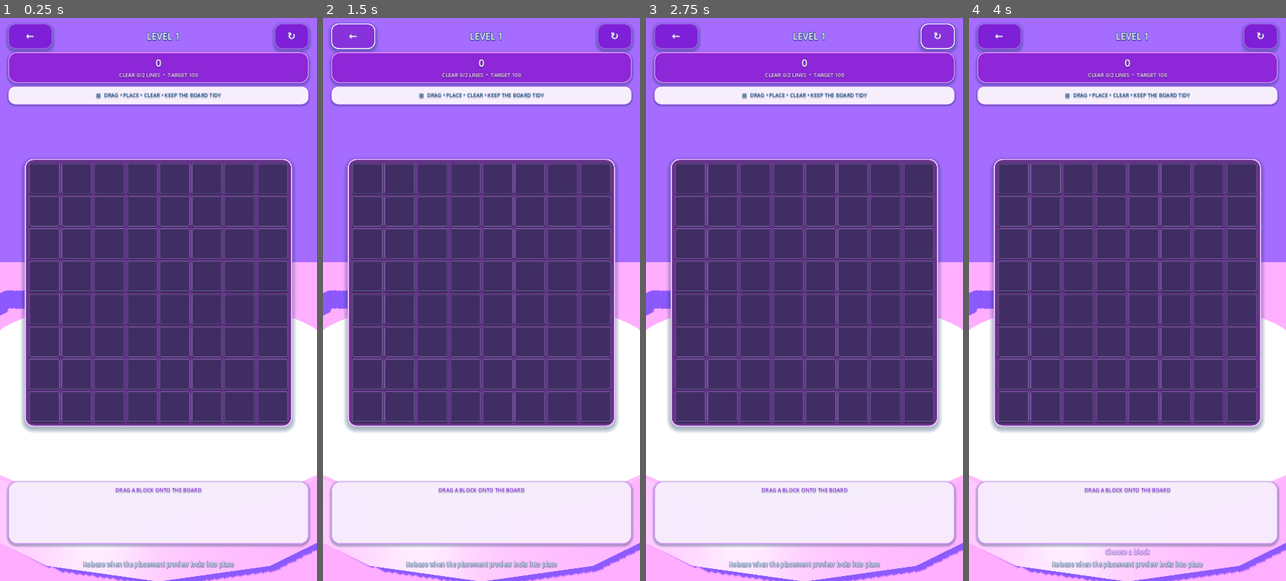
Above: before the commit, frames 1-4 (left to right).
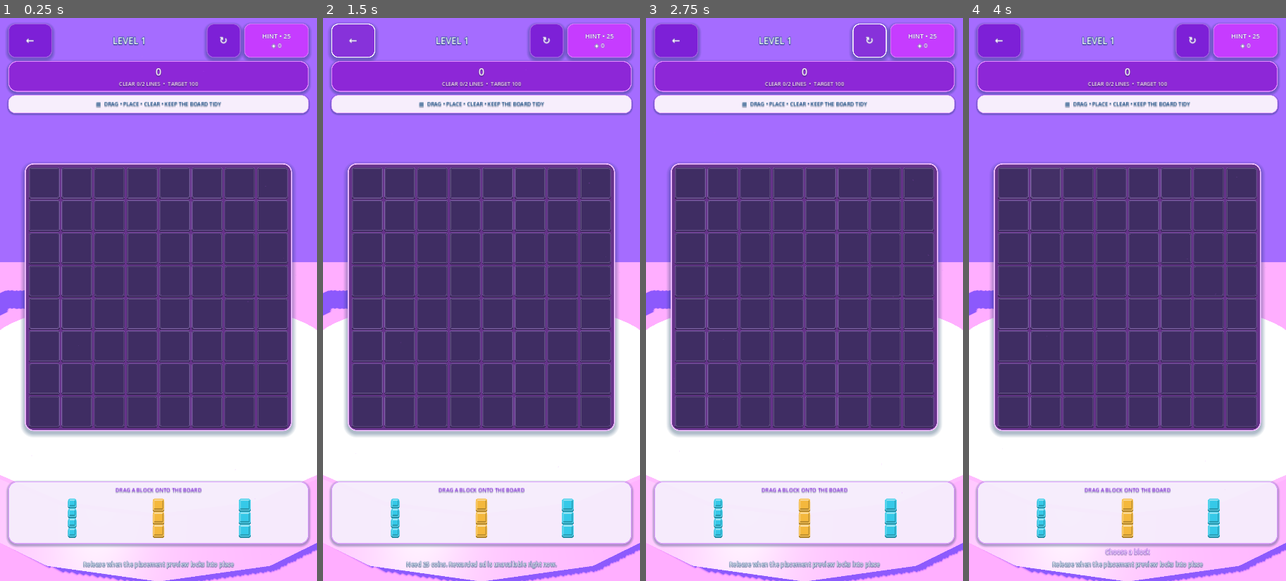
Above: after the commit, the same moments.

Repository: eghosa001/unjam
Game: Godot game, scene res://scenes/BlockPuzzle.tscn
The game is run twice, just before and just after one commit, with the same random seed, the same clock (stepped at 60 frames per second) and the same inputs. This scene is started directly instead of the project's main scene.
Inputs (mouse positions are in pixels of both pictures, inside the frame that each line leads up to):
- Up to frame 1 (0.25 s): no input
- Up to frame 2 (1.5 s): click (598, 40) at 0.5 s, where only the run after the commit has a clickable "HINT • 25 ◈ 0"; click "←" at 1.25 s
- Up to frame 3 (2.75 s): click "↻" at 2 s
- Up to frame 4 (4 s): click (1013, 181) at 2.77 s; click (1045, 181) at 3.52 s

The runs differ from the first frame. In frame 1, 16% of the frame differs, in the area x 2-98%, y 1-93%; in frame 2, 17%, in the area x 2-98%, y 1-98%; in frame 3, 16%; in frame 4, 16%.
Error before the commit: Parse Error: Function "_sync_processing()" not found in base self. (res://scripts/ui/smooth_block_piece_button.gd:20)

Commit message:
fix: verify store economy and block hint runtime

Diff:
--- a/scripts/game/block_puzzle_3d.gd
+++ b/scripts/game/block_puzzle_3d.gd
@@ -81,6 +81,15 @@
 	Unjam3DTheme.gloss_button(retry, Unjam3DTheme.PURPLE_DARK, true, 24)
 	retry.pressed.connect(restart_level)
 	header.add_child(retry)
+	var hint := Button.new()
+	hint.name = "HintAction"
+	hint.text = "HINT"
+	hint.custom_minimum_size = Vector2(174, 78)
+	hint.add_theme_font_size_override("font_size", 17)
+	Unjam3DTheme.gloss_button(hint, Unjam3DTheme.PURPLE, true, 22)
+	# HintManager owns cost deduction, solver gating, rewarded recovery and the
+	# live wallet label. Leaving this button unbound here prevents a free hint path.
+	header.add_child(hint)
 
 	var score_card := PanelContainer.new()
 	score_card.custom_minimum_size = Vector2(0, 105)
--- a/scripts/ui/smooth_block_piece_button.gd
+++ b/scripts/ui/smooth_block_piece_button.gd
@@ -17,7 +17,6 @@
 	if dragging:
 		return
 	dragging = true
-	_sync_processing()
 	modulate = Color(1, 1, 1, 0)
 	var tween := create_tween().set_trans(Tween.TRANS_QUAD).set_ease(Tween.EASE_OUT)
 	tween.tween_property(self, "scale", Vector2(0.84, 0.84), 0.07)
--- a/tests/validate_assist_economy_runtime.gd
+++ b/tests/validate_assist_economy_runtime.gd
@@ -23,6 +23,8 @@
 		_finish()
 		return
 	var original_coins := int(save_manager.data.get("coins", 0))
+	var original_runs: Dictionary = save_manager.data.get("multi_active_runs", {}).duplicate(true)
+	var original_test_mode := bool(ProjectSettings.get_setting("monetization/test_mode", false))
 	var transactions: Array = []
 	var callback := func(transaction: Dictionary) -> void:
 		transactions.append(transaction.duplicate(true))
@@ -48,7 +50,12 @@
 	expect_true(not blocked_ok and not bool(blocked.granted), "Unaffordable hint executed without coins/ad recovery")
 	expect_true(int(save_manager.data.get("coins", -1)) == 0, "Unaffordable hint changed wallet")
 
-	# Water Sort Extra Tube is a paid one-use assist.
+	# Water Sort Extra Tube is a paid one-use assist. Start from a fresh run so a
+	# checkpoint left by another test cannot make the assist look pre-consumed.
+	var isolated_runs: Dictionary = save_manager.data.get("multi_active_runs", {}).duplicate(true)
+	isolated_runs.erase("water_sort")
+	save_manager.data["multi_active_runs"] = isolated_runs
+	save_manager.save()
 	var packed := load("res://scenes/WaterSort.tscn") as PackedScene
 	var game = packed.instantiate()
 	game.level_number = 1
@@ -70,6 +77,8 @@
 	if economy.transaction_recorded.is_connected(callback):
 		economy.transaction_recorded.disconnect(callback)
 	save_manager.data.coins = original_coins
+	save_manager.data["multi_active_runs"] = original_runs
+	ProjectSettings.set_setting("monetization/test_mode", original_test_mode)
 	save_manager.save()
 	_finish()
 
--- a/tests/validate_coin_grants.gd
+++ b/tests/validate_coin_grants.gd
@@ -21,7 +21,7 @@
 		_finish()
 		return
 
-	var original := save_manager.data.duplicate(true)
+	var original: Dictionary = save_manager.data.duplicate(true)
 	var reasons: Array[String] = []
 	var callback := func(transaction: Dictionary) -> void:
 		reasons.append(String(transaction.get("reason", "")))
--- a/tests/validate_gameplay_wallet_ui.gd
+++ b/tests/validate_gameplay_wallet_ui.gd
@@ -18,6 +18,7 @@
 		_finish()
 		return
 	var original_coins := int(save.data.get("coins", 0))
+	var original_runs: Dictionary = save.data.get("multi_active_runs", {}).duplicate(true)
 
 	var cases: Array = [
 		["rescue_rush", "res://scenes/Game.tscn"],
@@ -28,6 +29,9 @@
 		var case: Array = case_value
 		var game_id := String(case[0])
 		var scene_path := String(case[1])
+		var isolated_runs: Dictionary = save.data.get("multi_active_runs", {}).duplicate(true)
+		isolated_runs.erase(game_id)
+		save.data["multi_active_runs"] = isolated_runs
 		save.data.coins = 160
 		save.save()
 		var packed := load(scene_path) as PackedScene
@@ -58,6 +62,7 @@
 		await _frames(2)
 
 	save.data.coins = original_coins
+	save.data["multi_active_runs"] = original_runs
 	save.save()
 	_finish()
 
--- a/tests/validate_progression_coin_sync.gd
+++ b/tests/validate_progression_coin_sync.gd
@@ -67,7 +67,7 @@
 		first["progress"] = int(first.get("target", 1))
 		first["claimed"] = false
 		tasks[0] = first
-		var task_key := multi.date_key() + ":block_puzzle"
+		var task_key: String = String(multi.date_key()) + ":block_puzzle"
 		var store: Dictionary = save.data.get("daily_tasks", {})
 		store[task_key] = tasks
 		save.data.daily_tasks = store
--- a/tests/validate_restore_purchase_flow.gd
+++ b/tests/validate_restore_purchase_flow.gd
@@ -66,7 +66,7 @@
 	var hub := main.get_node_or_null("MonetizationHub")
 	expect_true(hub != null, "MonetizationHub missing from Main")
 	if hub != null:
-		var connections := store.restore_completed.get_connections()
+		var connections: Array = store.restore_completed.get_connections()
 		var connected := false
 		for entry in connections:
 			var callback: Callable = entry.get("callable", Callable())
--- a/tests/validate_shop_navigation_runtime.gd
+++ b/tests/validate_shop_navigation_runtime.gd
@@ -46,8 +46,8 @@
 	if shop_nav != null and hub != null:
 		shop_nav.emit_signal("pressed")
 		await _frames(2)
-		var overlay = hub.get("overlay")
-		var shop_open := overlay is Control and overlay.visible
+		var overlay: Variant = hub.get("overlay")
+		var shop_open: bool = overlay is Control and (overlay as Control).visible
 		expect_true(shop_open, "Home Shop navigation did not open Shop overlay")
 		if hub.has_method("_close_shop"):
 			hub.call("_close_shop")
@@ -55,8 +55,8 @@
 	if coin_shop != null and hub != null:
 		coin_shop.emit_signal("pressed")
 		await _frames(2)
-		var overlay = hub.get("overlay")
-		var shop_open := overlay is Control and overlay.visible
+		var overlay: Variant = hub.get("overlay")
+		var shop_open: bool = overlay is Control and (overlay as Control).visible
 		expect_true(shop_open, "Coin balance action did not open Shop overlay")
 		if hub.has_method("_close_shop"):
 			hub.call("_close_shop")
